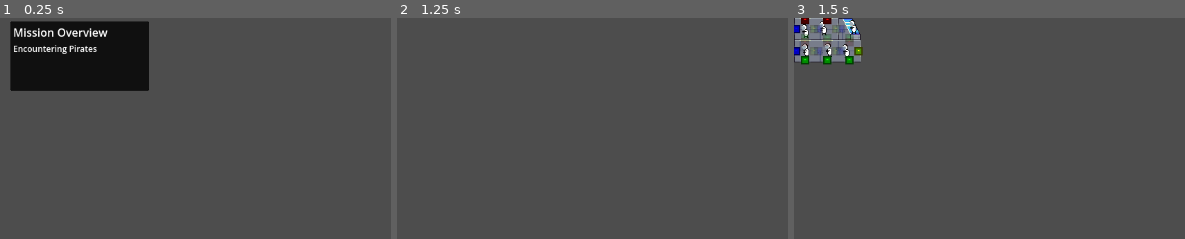
Above: before the commit, frames 1-3 (left to right).
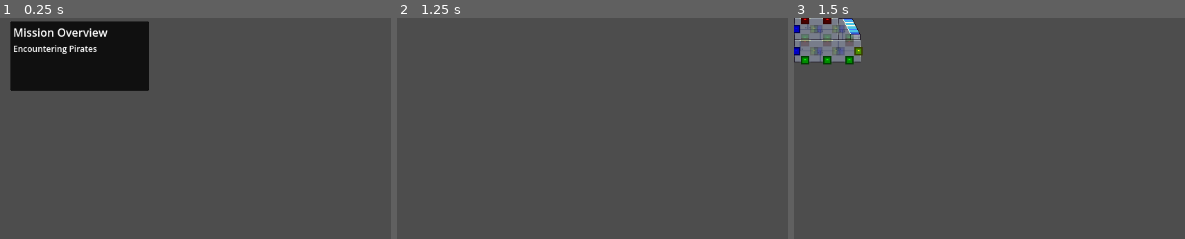
Above: after the commit, the same moments.

Repository: TreadTheDawnGames/GodotWildJam81
Game: Godot game, scene res://Scenes/game.tscn
The game is run twice, just before and just after one commit, with the same random seed, the same clock (stepped at 60 frames per second) and the same inputs. The engine's default icon, where the game draws it, is replaced by a stand-in: a white triangle on a blue panel in a dark square.
Inputs (mouse positions are % of the whole screen's width and height, from its top left):
- Up to frame 1 (0.25 s): no input
- Up to frame 2 (1.25 s): tap Enter at 0.5 s; move the mouse to (73, 46) at 0.52 s; press the mouse at (73, 46) at 0.53 s
- Up to frame 3 (1.5 s): release the mouse at (73, 46) at 1.25 s; tap Space (DEBUG-SpawnPlayerShip) at 1.25 s; drag from (31, 56) to (46, 71) at 1.27 s
The pictures show only the part of the screen within x 0-50%, y 0-50%; the shares and areas given below are measured in that part.

Frames 1-2 are identical in both runs. In frame 3, 0.4% of the frame differs, in the area x 2-17%, y 0-18%.

Commit message:
Fixed shipyard not opening with O?

Diff:
--- /dev/null
+++ b/Scenes/ShipBuilder/ship_room.tscn
@@ -0,0 +1,21 @@
+[gd_scene load_steps=7 format=3 uid="uid://qstxmf8vj5hp"]
+
+[ext_resource type="PackedScene" uid="uid://dej32hvfh1kc5" path="res://Scenes/ShipTilemapScenes/cells/connection_cell.tscn" id="1_drvej"]
+[ext_resource type="Script" uid="uid://bratu44wuwsgf" path="res://Scripts/ShipContruction/ship_room.gd" id="1_dsb16"]
+[ext_resource type="PackedScene" uid="uid://cdrdoi7dbkthq" path="res://Scenes/ShipTilemapScenes/cells/dissallowed_connection_cell.tscn" id="2_neb1g"]
+[ext_resource type="PackedScene" uid="uid://dk65srebflc4" path="res://Scenes/ShipTilemapScenes/cells/GuarenteedConnectionCell.tscn" id="3_v3svi"]
+
+[sub_resource type="TileSetScenesCollectionSource" id="TileSetScenesCollectionSource_neb1g"]
+scenes/1/scene = ExtResource("1_drvej")
+scenes/2/scene = ExtResource("2_neb1g")
+scenes/3/scene = ExtResource("3_v3svi")
+
+[sub_resource type="TileSet" id="TileSet_drvej"]
+tile_size = Vector2i(32, 32)
+sources/0 = SubResource("TileSetScenesCollectionSource_neb1g")
+
+[node name="ShipRoom" type="TileMapLayer"]
+tile_set = SubResource("TileSet_drvej")
+script = ExtResource("1_dsb16")
+
+[node name="Sprite2D" type="Sprite2D" parent="."]
--- a/Scenes/ShipTilemapScenes/Rooms/z_room.tscn
+++ b/Scenes/ShipTilemapScenes/Rooms/z_room.tscn
@@ -1,9 +1,8 @@
-[gd_scene load_steps=3 format=3 uid="uid://crir1i5irvqib"]
+[gd_scene load_steps=2 format=3 uid="uid://crir1i5irvqib"]
 
-[ext_resource type="PackedScene" uid="uid://c1orf4r8byd2g" path="res://Scenes/ShipTilemapScenes/ship_room.tscn" id="1_bc1em"]
 [ext_resource type="Texture2D" uid="uid://dbuep6d26s8t1" path="res://Assets/Sprites/ZRoom.png" id="2_tytam"]
 
-[node name="ZRoom" instance=ExtResource("1_bc1em")]
+[node name="ZRoom"]
 tile_map_data = PackedByteArray(0, 0, 0, 0, 0, 0, 0, 0, 0, 0, 0, 0, 1, 0, 1, 0, 0, 0, 0, 0, 0, 0, 0, 0, 1, 0, 1, 0, 1, 0, 0, 0, 0, 0, 0, 0, 1, 0, 1, 0, 2, 0, 0, 0, 0, 0, 0, 0, 1, 0, 2, 0, 2, 0, 0, 0, 0, 0, 0, 0, 1, 0)
 Price = 10
 
--- a/Scenes/ShipTilemapScenes/cells/DebugConnectionRoom.tscn
+++ b/Scenes/ShipTilemapScenes/cells/DebugConnectionRoom.tscn
@@ -1,11 +1,9 @@
-[gd_scene load_steps=3 format=3 uid="uid://dy1d3exibh42v"]
-
-[ext_resource type="PackedScene" uid="uid://c1orf4r8byd2g" path="res://Scenes/ShipTilemapScenes/ship_room.tscn" id="1_xcde8"]
+[gd_scene load_steps=2 format=3 uid="uid://bdfn3fphqnpka"]
 
 [sub_resource type="PlaceholderTexture2D" id="PlaceholderTexture2D_xcde8"]
 size = Vector2(32, 96)
 
-[node name="DebugRoom" instance=ExtResource("1_xcde8")]
+[node name="DebugRoom"]
 tile_map_data = PackedByteArray(0, 0, 1, 0, 0, 0, 0, 0, 0, 0, 0, 0, 3, 0, 0, 0, 0, 0, 0, 0, 0, 0, 0, 0, 1, 0)
 
 [node name="Sprite2D" parent="." index="0"]
--- a/Scenes/game.tscn
+++ b/Scenes/game.tscn
@@ -1,7 +1,7 @@
 [gd_scene load_steps=4 format=3 uid="uid://cme73ldydoe5f"]
 
 [ext_resource type="Script" uid="uid://cpt8iweygokjs" path="res://Scenes/debug.gd" id="1_qxrlw"]
-[ext_resource type="PackedScene" uid="uid://g7utiny8mr8a" path="res://PlayerShip.tscn" id="2_wrm1d"]
+[ext_resource type="PackedScene" uid="uid://bhjrdpdfo87g1" path="res://Scenes/ShipTilemapScenes/Player_Ship.tscn" id="3_3dryh"]
 [ext_resource type="PackedScene" uid="uid://dnycrg3qoywj2" path="res://Scenes/UI/SpaceMap.tscn" id="3_wrm1d"]
 
 [node name="Game" type="Node2D"]
@@ -10,7 +10,7 @@
 [node name="SpaceMap" parent="." instance=ExtResource("3_wrm1d")]
 visible = false
 
-[node name="PlayerShip" parent="." instance=ExtResource("2_wrm1d")]
-
 [node name="Camera2D" type="Camera2D" parent="."]
 position = Vector2(576, 324)
+
+[node name="PlayerShip" parent="." instance=ExtResource("3_3dryh")]
Not shown: 1 places in GameInfoPanel.tscn that only renumber resources
Not shown: 1 places in Scenes/ShipTilemapScenes/cells/connection_cell.tscn that only renumber resources
Not shown, changed: game_info_panel.gd.uid
Not shown, changed: ship_builder.gd.uid
